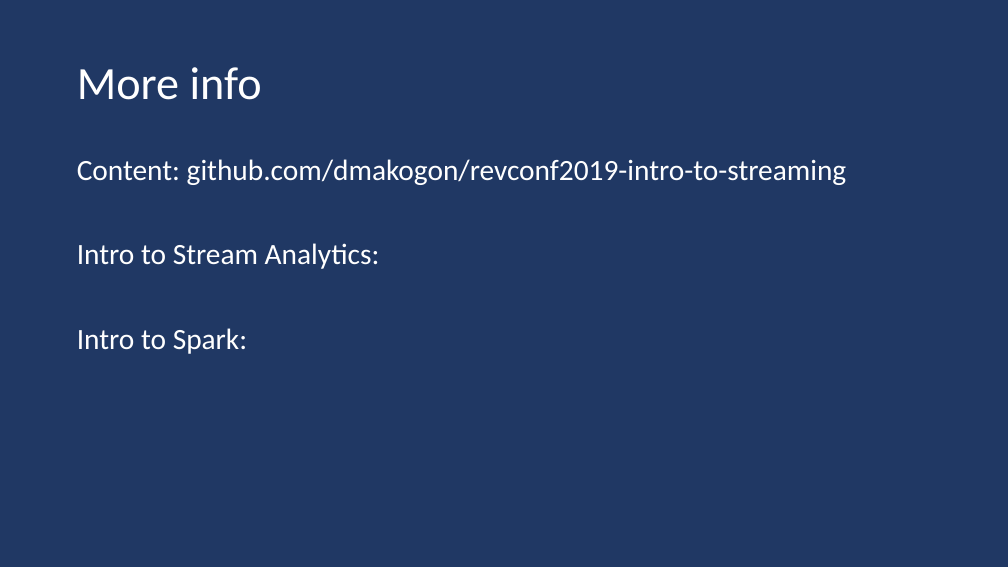
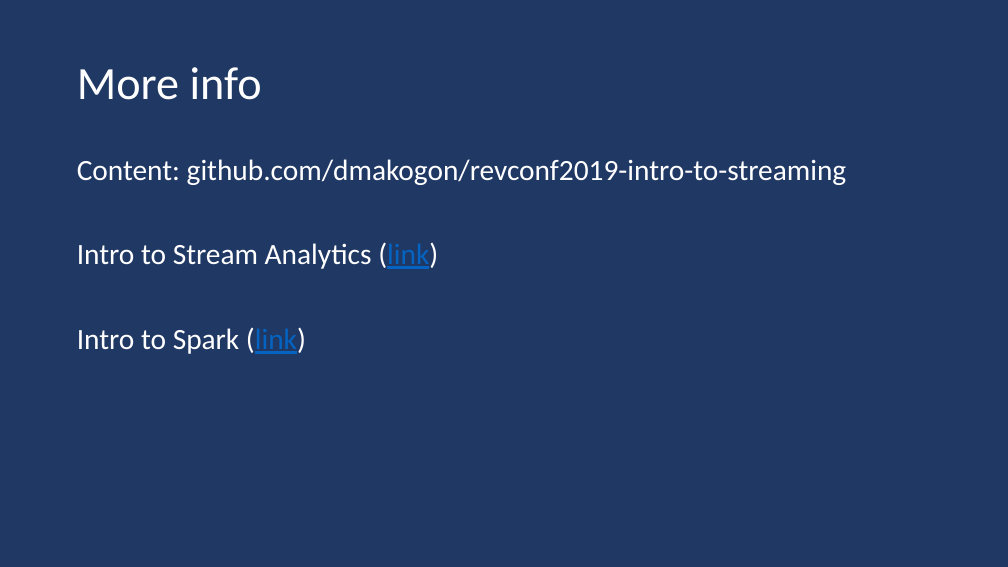
Before and after one commit to dmakogon/intro-to-streaming, a slide deck: slide 19 of stream-processing-galaxy.pptx. Drawn at 1008x567 pixels with LibreOffice and Linux fonts; fonts in the diff are those of the drawing. Boxes give left, top, right and bottom in pixels: in the first picture for what was removed or moved away, otherwise in the second. Text is boxed around its words. In the diff, an @@ line names an element or a change of style, - is before the commit and + after.

```diff
--- a/stream-processing-galaxy.pptx
+++ b/stream-processing-galaxy.pptx
@@ text at [77, 242, 438, 354]: text changed @@
-Intro to Stream Analytics:
-Intro to Spark:
+Intro to Stream Analytics (link)
+Intro to Spark (link)
```
Also in this commit, not shown: 3 other slides changed, 2 other files.
